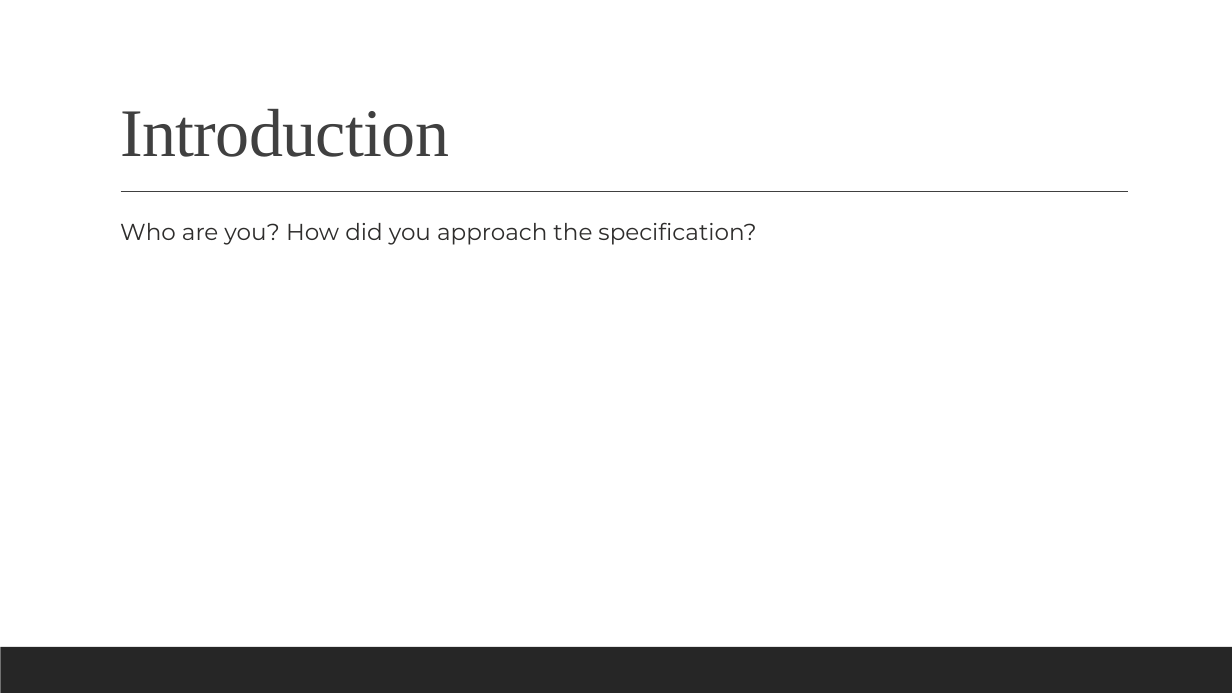
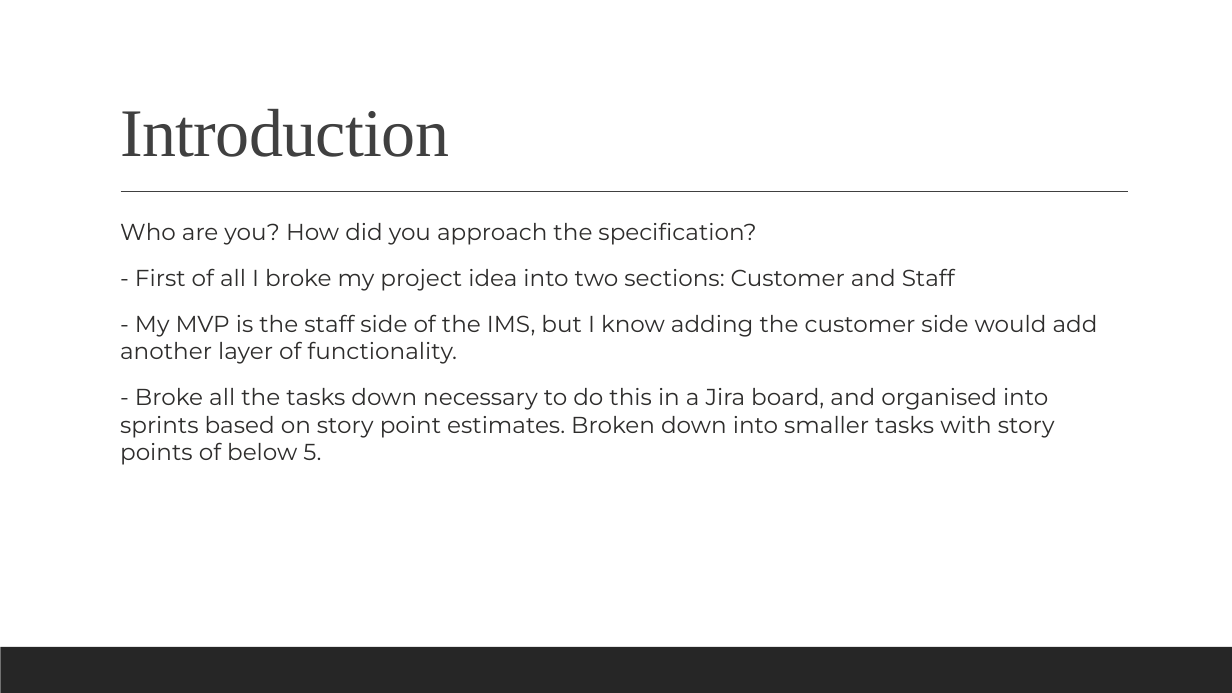
Before and after one commit to jadewfoster/IMS-22JulyEnable3, a slide deck: slide 2 of documentation/Fundamental Project (IMS) Presentation.pptx. Drawn at 1232x693 pixels with LibreOffice and Linux fonts; fonts in the diff are those of the drawing. Boxes give left, top, right and bottom in pixels: in the first picture for what was removed or moved away, otherwise in the second. Text is boxed around its words. In the diff, an @@ line names an element or a change of style, - is before the commit and + after.

```diff
--- a/documentation/Fundamental Project (IMS) Presentation.pptx
+++ b/documentation/Fundamental Project (IMS) Presentation.pptx
@@ text at [120, 268, 1098, 465]: paragraphs added @@
+  - First of all I broke my project idea into two sections: Customer and Staff
+  - My MVP is the staff side of the IMS, but I know adding the customer side would add another layer of functionality.
+  - Broke all the tasks down necessary to do this in a Jira board, and organised into sprints based on story point estimates. Broken down into smaller tasks with story points of below 5.
```
Also in this commit, not shown: 3 other slides changed, 1 other file.
